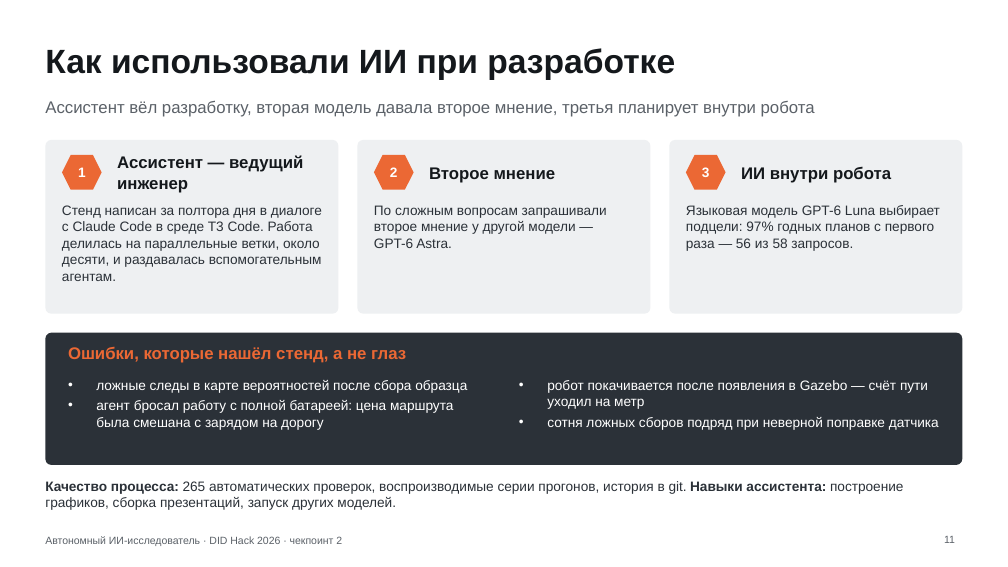
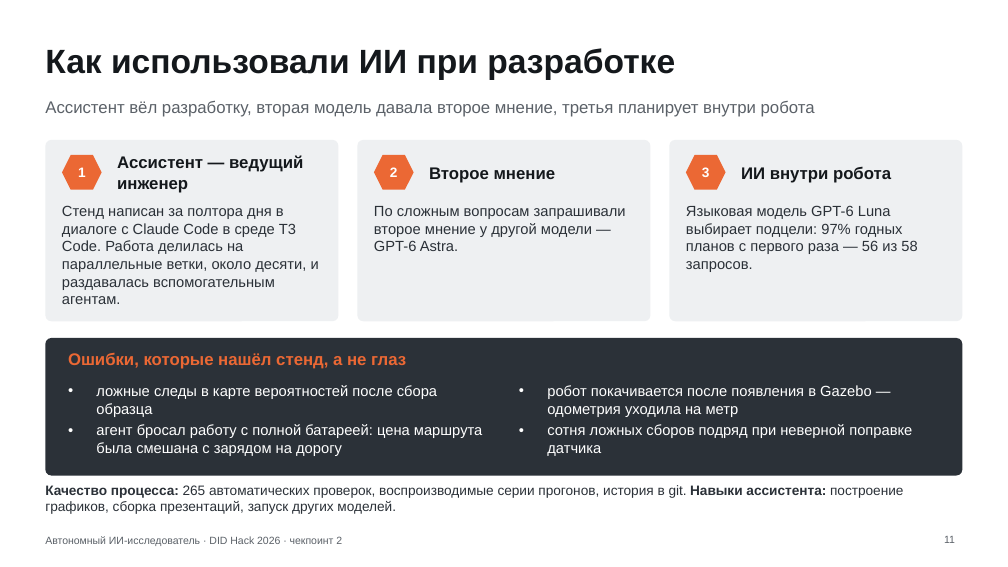
Before and after one commit to Mput13/did-hack, a slide deck: slide 11 of presentation/checkpoint2.pptx. Drawn at 1008x567 pixels with LibreOffice and Linux fonts; fonts in the diff are those of the drawing. Boxes give left, top, right and bottom in pixels: in the first picture for what was removed or moved away, otherwise in the second. Text is boxed around its words. In the diff, an @@ line names an element or a change of style, - is before the commit and + after.

```diff
--- a/presentation/checkpoint2.pptx
+++ b/presentation/checkpoint2.pptx
@@ rounded rectangle: place and size @@
-rounded rectangle at box(45, 140, 339, 314)
+rounded rectangle at box(45, 140, 339, 321)
@@ rounded rectangle: place and size @@
-rounded rectangle at box(358, 140, 651, 314)
+rounded rectangle at box(358, 140, 651, 321)
@@ rounded rectangle: place and size @@
-rounded rectangle at box(669, 140, 963, 314)
+rounded rectangle at box(669, 140, 963, 321)
@@ proportions changed in 4 elements at box(45, 140, 339, 321), box(358, 140, 651, 321), box(669, 140, 963, 321), box(45, 338, 963, 476) @@
@@ rounded rectangle: place and size @@
-rounded rectangle at box(45, 333, 963, 465)
+rounded rectangle at box(45, 338, 963, 476)
@@ text "Ошибки, которые нашёл стенд, а ...": place and size @@
-text "Ошибки, которые нашёл стенд, а ..." at box(68, 347, 406, 363)
+text "Ошибки, которые нашёл стенд, а ..." at box(68, 353, 406, 369)
@@ size 13 to 14 pt in 4 elements at box(374, 206, 626, 251), box(62, 205, 319, 304), box(686, 205, 917, 272), box(96, 385, 482, 456) @@
@@ text at box(547, 385, 872, 417): text changed; size 13 to 14 pt @@
-• робот покачивается после появления в Gazebo — счёт пути уходил на метр
+• робот покачивается после появления в Gazebo — одометрия уходила на метр
@@ text at box(547, 424, 912, 456): size 13 to 14 pt in "сотня ложных сборов подряд при неверной поправке ..." @@
@@ text "Качество процесса: 265 автоматических проверок, ...": place and size @@
-text "Качество процесса: 265 автоматических проверок, ..." at box(45, 481, 903, 510)
+text "Качество процесса: 265 автоматических проверок, ..." at box(45, 485, 903, 514)
```
Also in this commit, not shown: 7 other slides changed, 31 other files.
